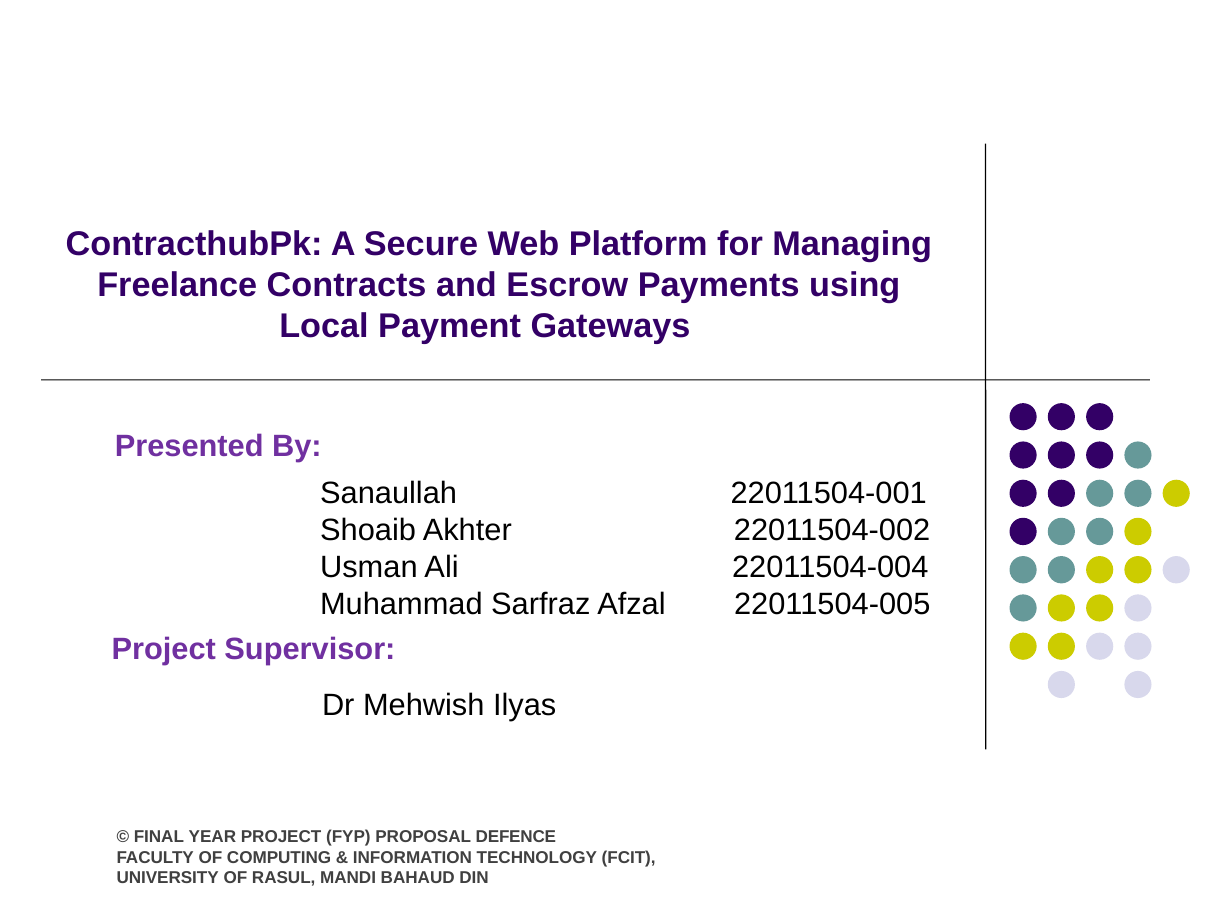
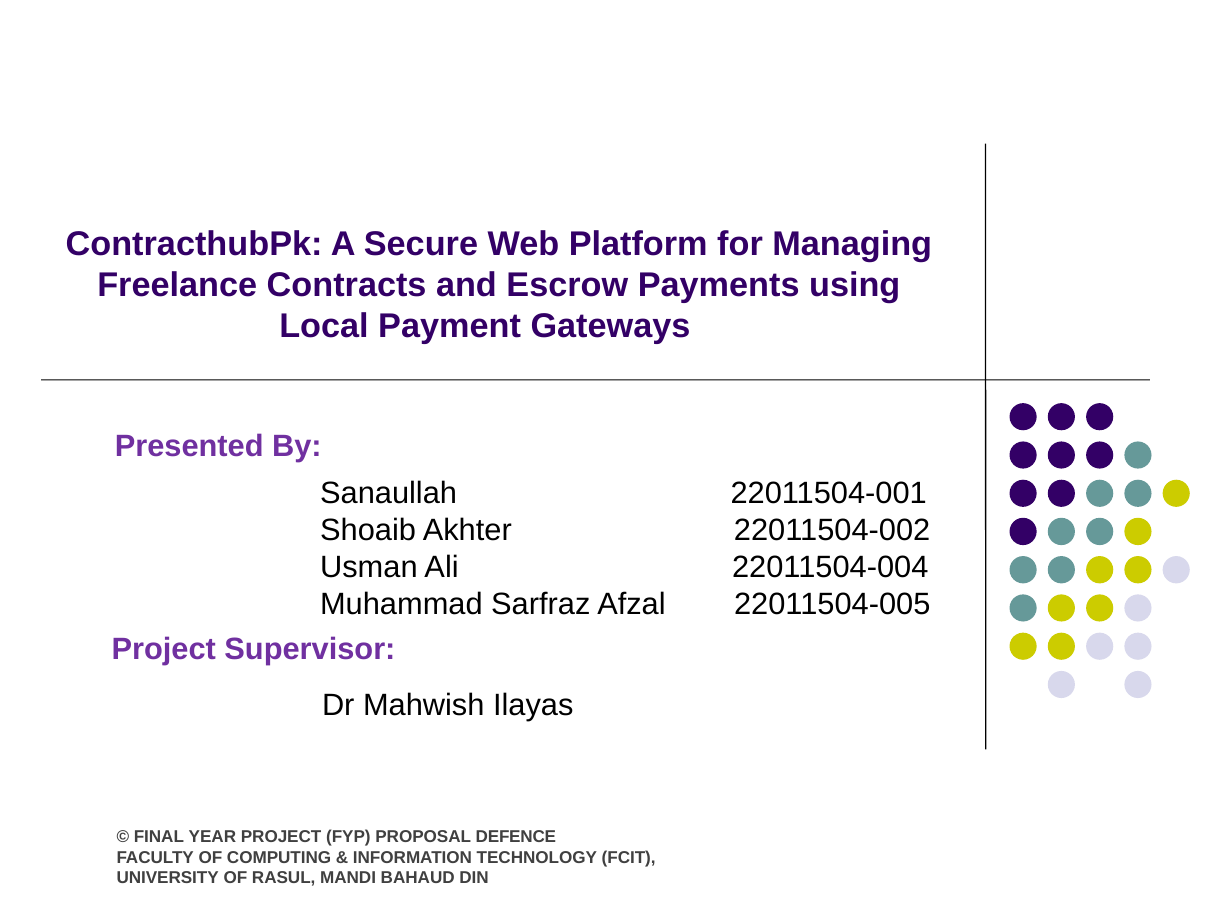
Before and after one commit to MuhammadSarfrazAfzal/Fyp-ContracthubPK, a slide deck: slide 1 of Documentation/Fyp Proposal/ContracthubPK Proposal Defence.pptx. Drawn at 1232x924 pixels with LibreOffice and Linux fonts; fonts in the diff are those of the drawing. Boxes give left, top, right and bottom in pixels: in the first picture for what was removed or moved away, otherwise in the second. Text is boxed around its words. In the diff, an @@ line names an element or a change of style, - is before the commit and + after.

```diff
--- a/Documentation/Fyp Proposal/ContracthubPK Proposal Defence.pptx
+++ b/Documentation/Fyp Proposal/ContracthubPK Proposal Defence.pptx
@@ text at box(322, 692, 573, 721): text changed @@
-Dr Mehwish Ilyas
+Dr Mahwish Ilayas
```
Also in this commit, not shown: 11 other slides changed, 4 other files.
